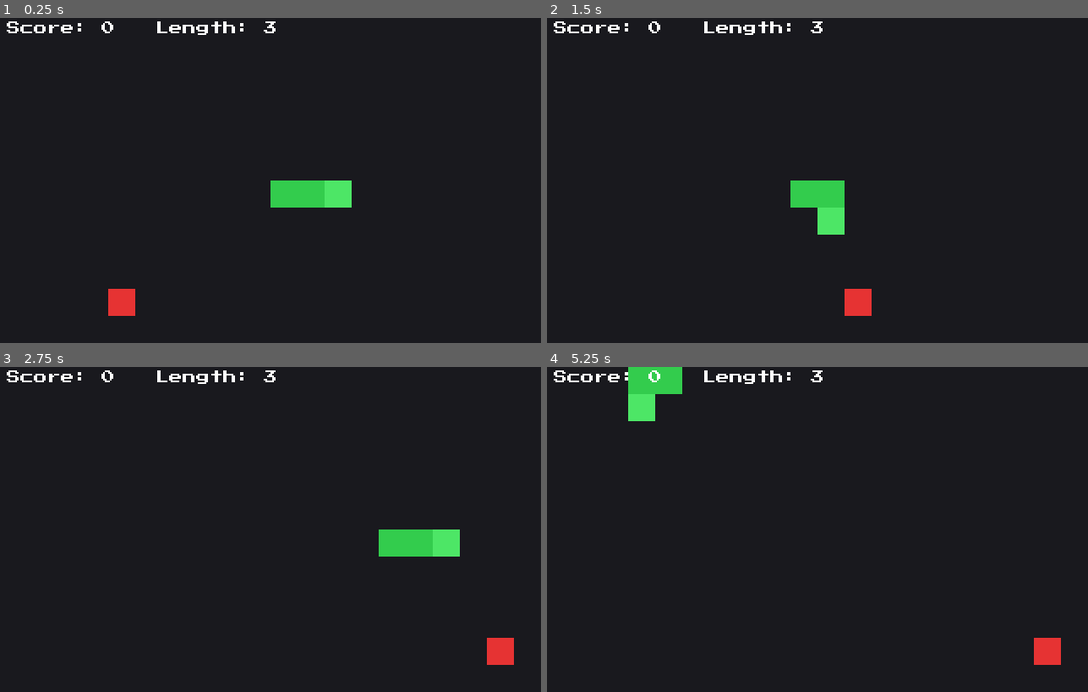
Above: before the commit, frames 1-4 (two rows, left to right).
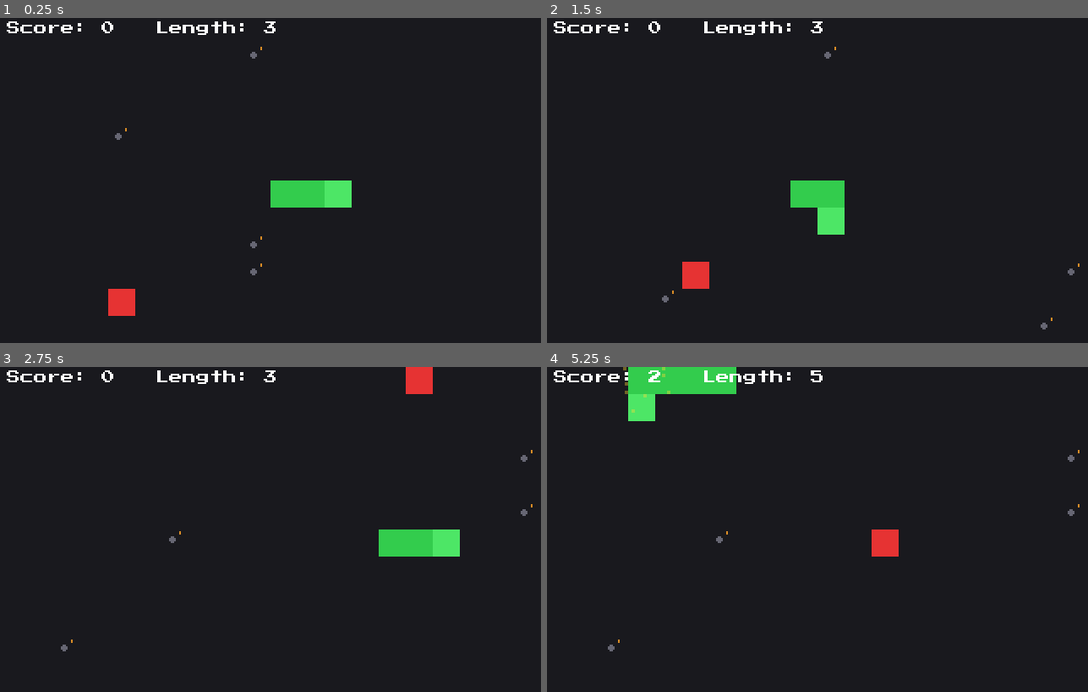
Above: after the commit, the same moments.

Repository: Tassnaz/vibe-code-test
Game: Godot game, scene res://scenes/Game.tscn
Two runs of this game, one before a commit and one after it. Both use one fixed random seed, a clock stepped at 60 frames per second and the inputs below.
Inputs:
- Up to frame 1 (0.25 s): no input
- Up to frame 2 (1.5 s): tap Enter (ui_accept) at 0.5, 0.77, 1.25 s; hold Right (ui_right) 0.53-1.28 s; hold Down (ui_down) from 1.28 s (still down)
- Up to frame 3 (2.75 s): tap Enter (ui_accept) at 1.52, 2 s; release Down (ui_down) at 2.03 s; hold Right (ui_right) from 2.03 s (still down)
- Up to frame 4 (5.25 s): release Right (ui_right) at 2.78 s; hold Up (ui_up) 2.78-3.53 s; tap Enter (ui_accept) at 3.02, 3.77, 4.52 s; hold Left (ui_left) 3.53-5.03 s; hold Down (ui_down) from 5.03 s (still down)

The runs differ from the first frame. In frame 1, less than 0.1% of the frame differs, in the area x 21-49%, y 8-80%; in frame 2, 0.9%; in frame 3, 0.9%; in frame 4, 1.8%, in the area x 11-99%, y 0-92%.

Commit message:
Add lethal bombs to the grid
4 stationary bombs are placed each round (avoiding the snake and the
current food), rendered as small dark circles with a fuse. Moving the
head into one triggers an orange/red explosion burst and ends the run
with a "BOOM!" game-over message, reusing the existing spark-particle
system with bigger, hotter-colored sparks. Food placement now also
avoids bomb cells so pickups never spawn on top of one.

Co-Authored-By: Claude Sonnet 5 <noreply@anthropic.com>

Diff:
--- a/scripts/game.gd
+++ b/scripts/game.gd
@@ -27,6 +27,17 @@
 const BONUS_SPARK_COLOR := Color(0.3, 1.0, 0.4)
 const POPUP_SIZE := Vector2(32.0, 12.0)
 
+const BOMB_COUNT := 4
+const BOMB_COLOR := Color(0.1, 0.1, 0.12)
+const BOMB_HIGHLIGHT_COLOR := Color(0.4, 0.4, 0.45)
+const BOMB_FUSE_COLOR := Color(0.85, 0.55, 0.15)
+
+const EXPLOSION_SPARK_COUNT := 28
+const EXPLOSION_SPARK_LIFETIME := 0.5
+const EXPLOSION_SPARK_SPEED_MIN := 60.0
+const EXPLOSION_SPARK_SPEED_MAX := 160.0
+const EXPLOSION_COLORS := [Color(1.0, 0.85, 0.2), Color(1.0, 0.45, 0.1), Color(0.85, 0.15, 0.05)]
+
 @onready var move_timer: Timer = $MoveTimer
 @onready var score_label: Label = $ScoreLabel
 @onready var game_over_label: Label = $GameOverLabel
@@ -37,6 +48,7 @@
 var next_direction := Vector2i.RIGHT
 var food_pos := Vector2i.ZERO
 var food_is_bonus := false
+var bombs: Array[Vector2i] = []
 var score := 0
 var game_over := false
 var sparks: Array[Dictionary] = []
@@ -72,6 +84,7 @@
 		body.append(Vector2i(start_x - i, start_y))
 
 	_place_food()
+	_place_bombs()
 	_update_score_label()
 	sparks.clear()
 	popup_label.hide()
@@ -110,6 +123,11 @@
 
 	if new_head.x < 0 or new_head.x >= GRID_WIDTH or new_head.y < 0 or new_head.y >= GRID_HEIGHT:
 		_game_over()
+		return
+
+	if bombs.has(new_head):
+		body.insert(0, new_head)
+		_explode(new_head)
 		return
 
 	var ate_food := new_head == food_pos
@@ -134,24 +152,53 @@
 
 	queue_redraw()
 
-func _game_over() -> void:
+func _game_over(reason: String = "Game Over") -> void:
 	game_over = true
 	move_timer.stop()
-	game_over_label.text = "Game Over - Length %d\nPress Enter to Restart" % body.size()
+	game_over_label.text = "%s - Length %d\nPress Enter to Restart" % [reason, body.size()]
 	game_over_label.show()
+
+func _explode(cell: Vector2i) -> void:
+	var center := Vector2(cell) * CELL_SIZE + Vector2(CELL_SIZE, CELL_SIZE) * 0.5
+	for i in range(EXPLOSION_SPARK_COUNT):
+		var angle := randf_range(0.0, TAU)
+		var speed := randf_range(EXPLOSION_SPARK_SPEED_MIN, EXPLOSION_SPARK_SPEED_MAX)
+		var life := EXPLOSION_SPARK_LIFETIME * randf_range(0.6, 1.0)
+		sparks.append({
+			"pos": center,
+			"vel": Vector2(cos(angle), sin(angle)) * speed,
+			"life": life,
+			"max_life": life,
+			"color": EXPLOSION_COLORS[randi() % EXPLOSION_COLORS.size()],
+		})
+	queue_redraw()
+	_game_over("BOOM! Game Over")
 
 func _place_food() -> void:
 	var free_cells: Array[Vector2i] = []
 	for x in range(GRID_WIDTH):
 		for y in range(GRID_HEIGHT):
 			var cell := Vector2i(x, y)
-			if not body.has(cell):
+			if not body.has(cell) and not bombs.has(cell):
 				free_cells.append(cell)
 	if free_cells.is_empty():
 		_game_over()
 		return
 	food_pos = free_cells[randi() % free_cells.size()]
 	food_is_bonus = randf() < BONUS_CHANCE
+
+func _place_bombs() -> void:
+	bombs.clear()
+	for i in range(BOMB_COUNT):
+		var free_cells: Array[Vector2i] = []
+		for x in range(GRID_WIDTH):
+			for y in range(GRID_HEIGHT):
+				var cell := Vector2i(x, y)
+				if not body.has(cell) and cell != food_pos and not bombs.has(cell):
+					free_cells.append(cell)
+		if free_cells.is_empty():
+			return
+		bombs.append(free_cells[randi() % free_cells.size()])
 
 func _update_score_label() -> void:
 	score_label.text = "Score: %d   Length: %d" % [score, body.size()]
@@ -191,6 +238,11 @@
 	draw_rect(Rect2(Vector2.ZERO, Vector2(GRID_WIDTH, GRID_HEIGHT) * CELL_SIZE), BG_COLOR)
 	var food_color := BONUS_COLOR if food_is_bonus else FOOD_COLOR
 	draw_rect(Rect2(Vector2(food_pos) * CELL_SIZE, Vector2(CELL_SIZE, CELL_SIZE)), food_color)
+	for bomb in bombs:
+		var center := Vector2(bomb) * CELL_SIZE + Vector2(CELL_SIZE, CELL_SIZE) * 0.5
+		draw_line(center, center + Vector2(3.0, -CELL_SIZE * 0.4), BOMB_FUSE_COLOR, 1.5)
+		draw_circle(center, CELL_SIZE * 0.35, BOMB_COLOR)
+		draw_circle(center - Vector2(2.0, 2.0), CELL_SIZE * 0.1, BOMB_HIGHLIGHT_COLOR)
 	for i in range(body.size()):
 		var color := HEAD_COLOR if i == 0 else SNAKE_COLOR
 		draw_rect(Rect2(Vector2(body[i]) * CELL_SIZE, Vector2(CELL_SIZE, CELL_SIZE)), color)
